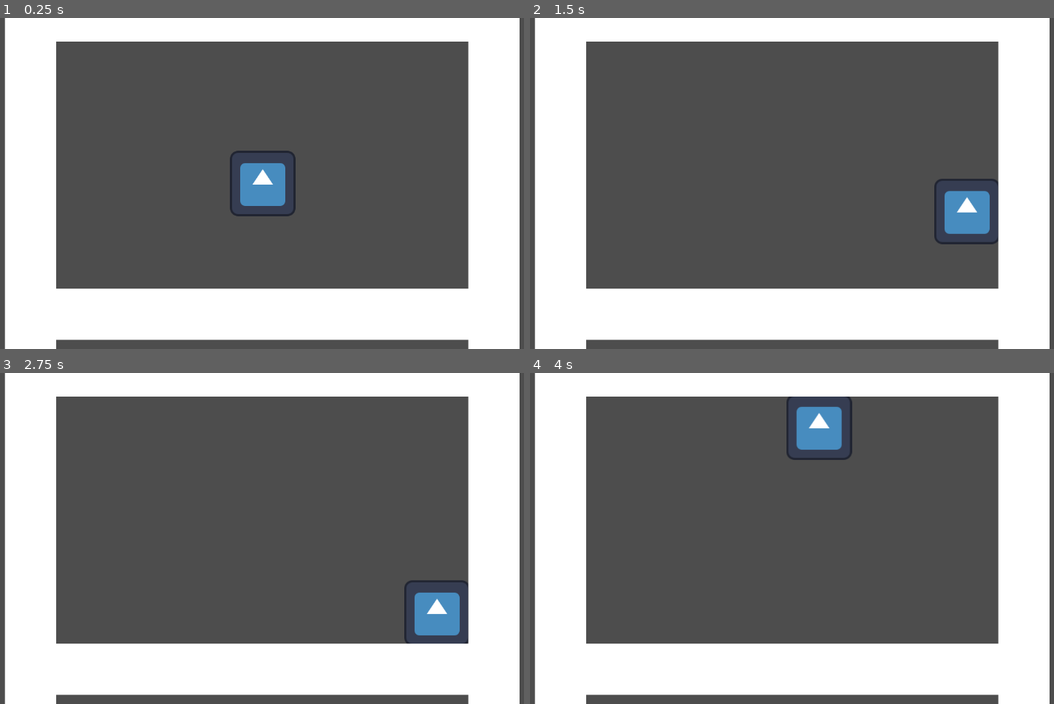
Above: before the commit, frames 1-4 (two rows, left to right).
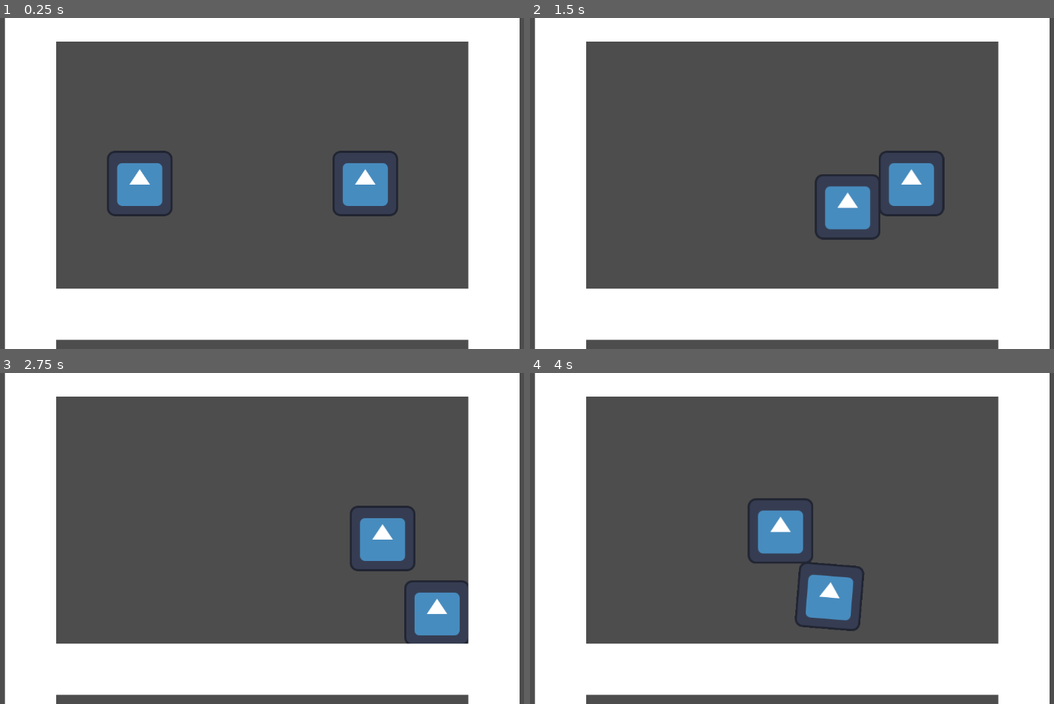
Above: after the commit, the same moments.

Repository: Herovero/GyroMaze
Game: Godot game, scene res://Scenes/main.tscn
The game is run twice, just before and just after one commit, with the same random seed, the same clock (stepped at 60 frames per second) and the same inputs. The engine's default icon, where the game draws it, is replaced by a stand-in: a white triangle on a blue panel in a dark square.
Inputs:
- Up to frame 1 (0.25 s): no input
- Up to frame 2 (1.5 s): tap Enter at 0.5 s; hold Right (ui_right) 0.53-1.28 s; hold Down (ui_down) from 1.28 s (still down)
- Up to frame 3 (2.75 s): tap Space at 2 s; release Down (ui_down) at 2.03 s; hold Right (ui_right) from 2.03 s (still down)
- Up to frame 4 (4 s): release Right (ui_right) at 2.78 s; hold Up (ui_up) 2.78-3.53 s; hold Left (ui_left) from 3.53 s (still down)

The runs differ from the first frame. In frame 1, 4.3% of the frame differs, in the area x 20-77%, y 40-60%; in frame 2, 4.3%; in frame 3, 1.4%; in frame 4, 4.3%, in the area x 41-64%, y 7-78%.

Commit message:
Enabled accelerometer and gravity from Project Settings (it finally works)

Diff:
--- a/Scenes/main.tscn
+++ b/Scenes/main.tscn
@@ -1,12 +1,17 @@
-[gd_scene load_steps=3 format=3 uid="uid://d2m5xmblwajxw"]
+[gd_scene load_steps=4 format=3 uid="uid://d2m5xmblwajxw"]
 
-[ext_resource type="PackedScene" uid="uid://b7xfpi740plyc" path="res://Scenes/rigidbody.tscn" id="1_jjgbg"]
+[ext_resource type="PackedScene" uid="uid://b7xfpi740plyc" path="res://Scenes/rigidbody.tscn" id="1_bo1nx"]
+[ext_resource type="PackedScene" uid="uid://i8h7xu6xcytv" path="res://Scenes/player.tscn" id="2_8gbba"]
 [ext_resource type="PackedScene" uid="uid://c4tscaf8aybxk" path="res://Scenes/wall.tscn" id="2_bo1nx"]
 
 [node name="Node2D" type="Node2D"]
 
-[node name="CharacterBody2D" parent="." instance=ExtResource("1_jjgbg")]
+[node name="RigidBody2D" parent="." instance=ExtResource("1_bo1nx")]
+position = Vector2(-240, 0)
 gravity_scale = 0.0
+
+[node name="CharacterBody2D" parent="." instance=ExtResource("2_8gbba")]
+position = Vector2(200, 0)
 
 [node name="Camera2D" type="Camera2D" parent="."]
 
--- /dev/null
+++ b/Scenes/player.gd
@@ -0,0 +1,12 @@
+extends CharacterBody2D
+
+var speed = 100.0
+
+func _physics_process(delta):
+	var accelerationRate = Input.get_accelerometer()
+
+	# 1. Set the built-in 'velocity' property
+	velocity = Vector2(accelerationRate.x, accelerationRate.y) * speed
+
+	# 2. Call move_and_slide() with NO arguments
+	move_and_slide()
--- /dev/null
+++ b/Scenes/player.tscn
@@ -0,0 +1,17 @@
+[gd_scene load_steps=4 format=3 uid="uid://i8h7xu6xcytv"]
+
+[ext_resource type="Script" uid="uid://b3xijs2mgqdt1" path="res://Scenes/player.gd" id="1_cvnsp"]
+[ext_resource type="Texture2D" uid="uid://b3tfysm02hjvn" path="res://icon.svg" id="1_v0iea"]
+
+[sub_resource type="RectangleShape2D" id="RectangleShape2D_cvnsp"]
+size = Vector2(125, 126)
+
+[node name="CharacterBody2D" type="CharacterBody2D"]
+script = ExtResource("1_cvnsp")
+
+[node name="Sprite2D" type="Sprite2D" parent="."]
+texture = ExtResource("1_v0iea")
+
+[node name="CollisionShape2D" type="CollisionShape2D" parent="."]
+position = Vector2(-0.5, 0)
+shape = SubResource("RectangleShape2D_cvnsp")
--- a/Scripts/test.gd
+++ b/Scripts/test.gd
@@ -9,7 +9,7 @@
 	pass # Replace with function body.
 
 # Called every frame. 'delta' is the elapsed time since the previous frame.
-func _physics_process(delta):
+func _process(delta):
 	var input_direction = Vector2.ZERO
 
 	if OS.has_feature("mobile"):
--- a/project.godot
+++ b/project.godot
@@ -15,6 +15,11 @@
 config/features=PackedStringArray("4.5", "Mobile")
 config/icon="res://icon.svg"
 
+[input_devices]
+
+sensors/enable_accelerometer=true
+sensors/enable_gravity=true
+
 [rendering]
 
 renderer/rendering_method="mobile"
Not shown, added: Scenes/player.gd.uid
Not shown, changed: export_presets.cfg
